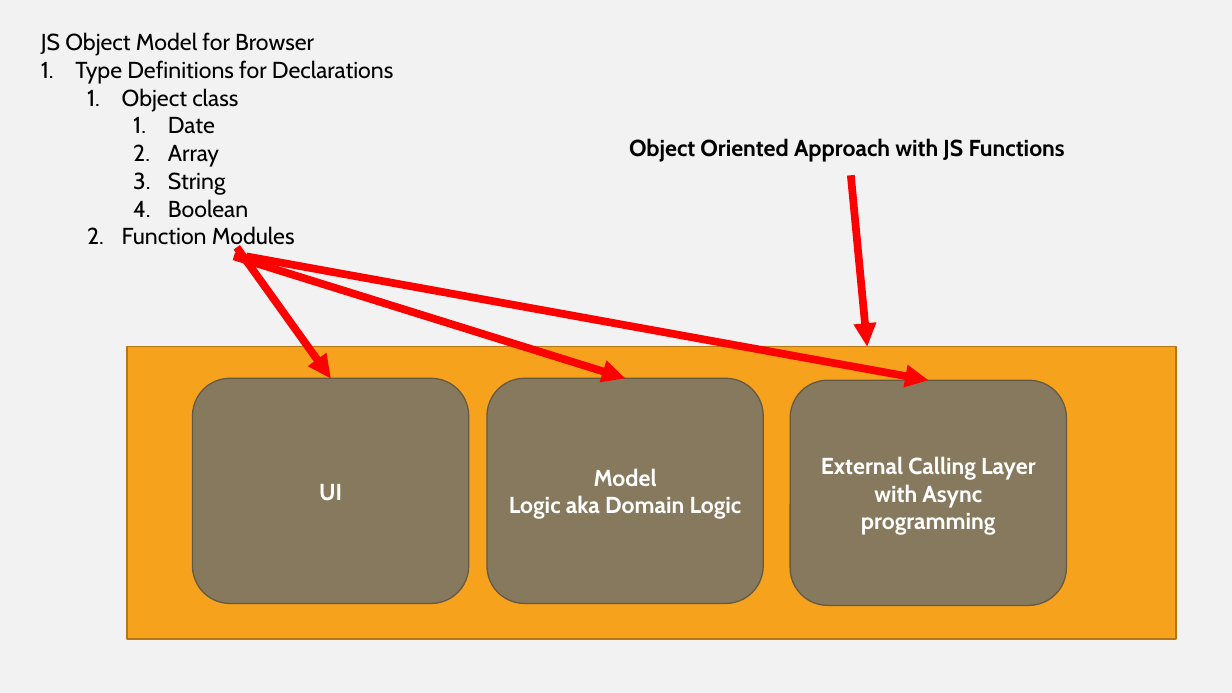
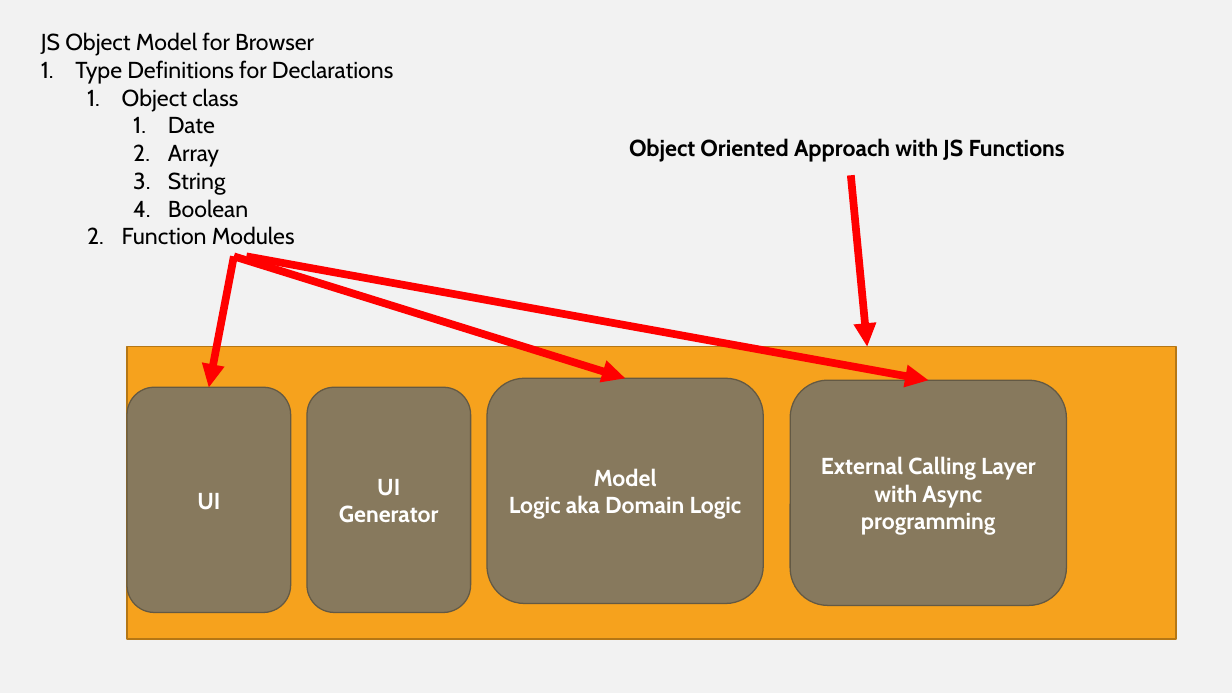
Before and after one commit to Vanshika3003/blazeclan_training, a slide deck: slide 8 of training_images.pptx. Drawn at 1232x693 pixels with LibreOffice and Linux fonts; fonts in the diff are those of the drawing. Boxes give left, top, right and bottom in pixels: in the first picture for what was removed or moved away, otherwise in the second. Text is boxed around its words. In the diff, an @@ line names an element or a change of style, - is before the commit and + after.

```diff
--- a/training_images.pptx
+++ b/training_images.pptx
@@ arrow moved from (237, 248) - (331, 378) to (234, 256) - (209, 387) @@
@@ rounded rectangle "UI": place and size @@
-rounded rectangle "UI" at [192, 378, 469, 604]
+rounded rectangle "UI" at [128, 387, 291, 613]
@@ rounded rectangle added at [307, 387, 470, 613], fill #87795D, outline #645A45 1 pt, 18 pt, text #FFFFFF, bold @@
+UI
+Generator
```
Also in this commit, not shown: 7 other files.
